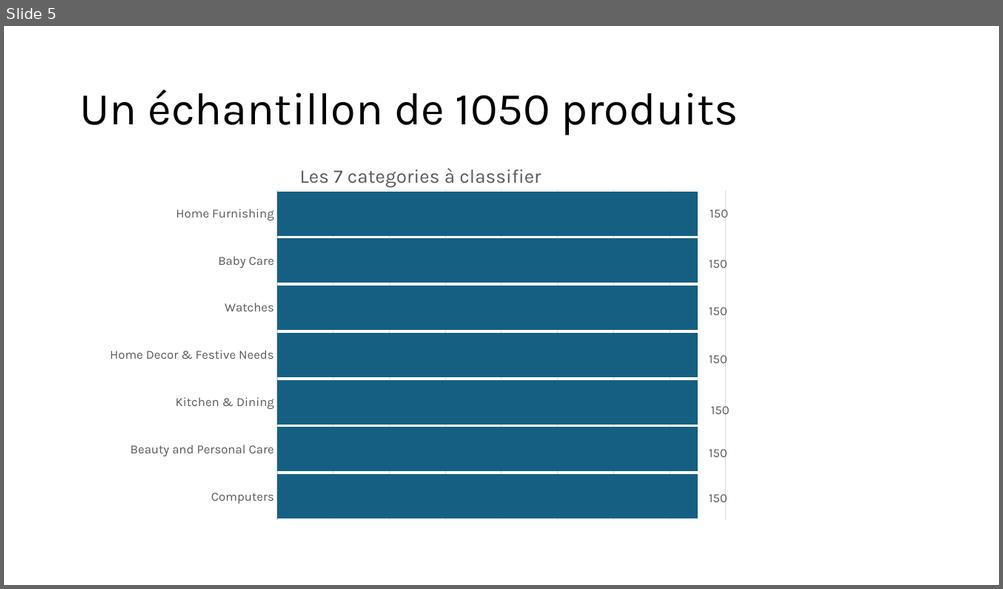
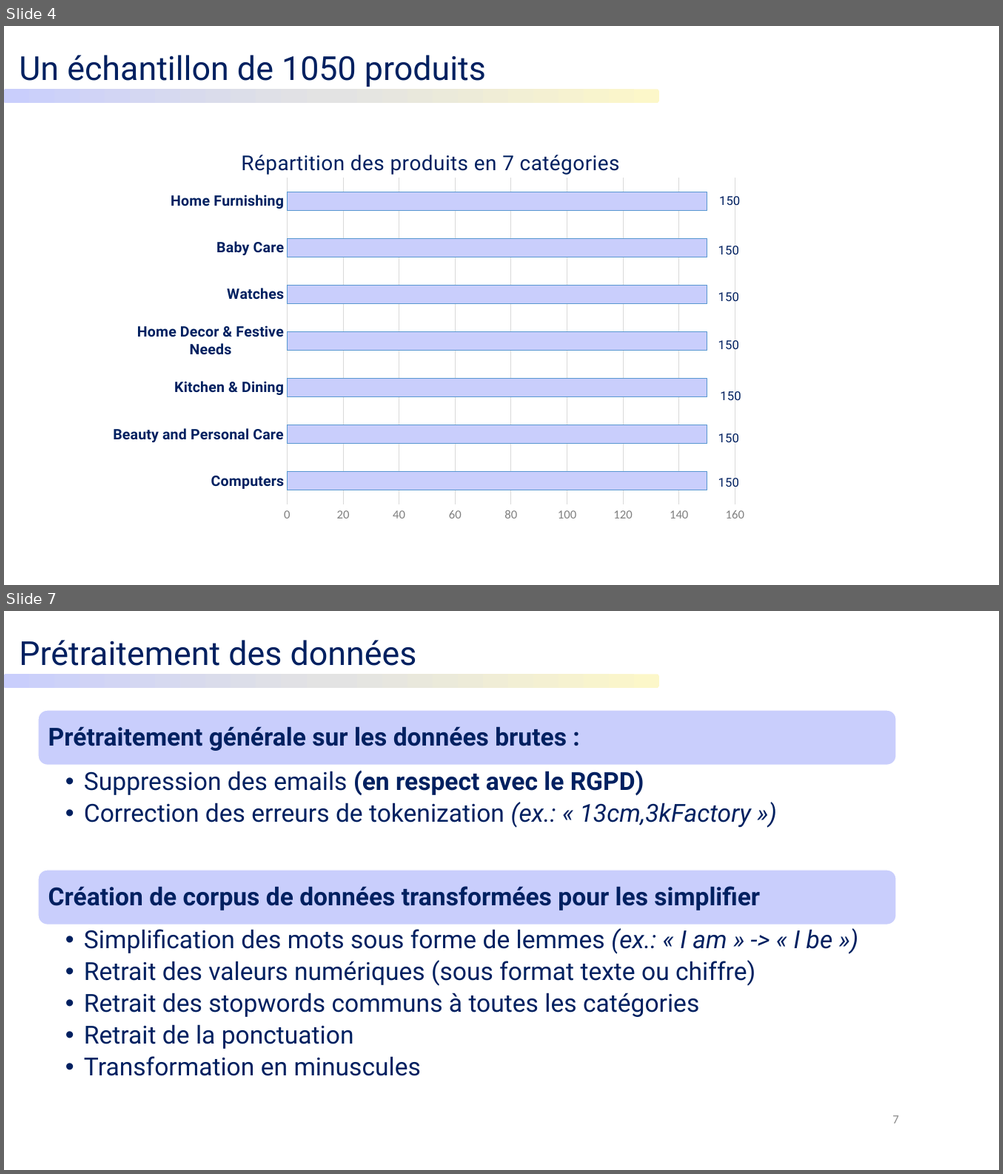
Before and after one commit to Hedredo/oc_projet_6, a slide deck: 5_presentation_072024.pptx. Shown one above the other, each under a label of ours: slide 5 before the commit, slides 4 and 7 after it; the slides between them are not shown. The pictures are 1003x589 and 1003x1174 pixels, drawn with LibreOffice and Linux fonts; fonts in the diff are those of the drawing. Boxes give left, top, right and bottom in pixels: in the first picture for what was removed or moved away, otherwise in the second. Text is boxed around its words. In the diff, an @@ line names an element or a change of style, - is before the commit and + after.

```diff
--- a/5_presentation_072024.pptx
+++ b/5_presentation_072024.pptx
@@ slide 7 added at bbox=[4, 611, 999, 1170], background #FFFFFF @@
@@ text added at bbox=[19, 640, 417, 666], 32 pt, text #002060 @@
+Prétraitement des données
@@ rounded rectangle added at bbox=[4, 675, 659, 688], fill gradient #FCF7C9 to #E3E3E3 to #C9CEFC @@
@@ group added at bbox=[38, 710, 896, 1076]: 4 texts, 2 rounded rectangles @@
+Prétraitement générale sur les données brutes :
+  • Suppression des emails (en respect avec le RGPD)
+  • Correction des erreurs de tokenization (ex.: « 13cm,3kFactory »)
+Création de corpus de données transformées pour les simplifier
+  • Simplification des mots sous forme de lemmes (ex.: « I am » -> « I be »)
+  • Retrait des valeurs numériques (sous format texte ou chiffre)
+  • Retrait des stopwords communs à toutes les catégories
+  • Retrait de la ponctuation
+  • Transformation en minuscules
@@ page number added at bbox=[892, 1116, 898, 1124], 12 pt, text #8C8C8C @@
+7
@@ what was slide 5 is now slide 4 @@
@@ slide 4 changed as well @@
@@ text "Un échantillon de 1050 produits": place and size @@
-text "Un échantillon de 1050 produits" at bbox=[79, 90, 738, 136]
+text "Un échantillon de 1050 produits" at bbox=[19, 55, 486, 87]
@@ text "Un échantillon de 1050 produits" at bbox=[19, 55, 486, 87]: size 44 to 32 pt, font Karla to Roboto, text colour #000000 to #002060; line spacing 0.9 to 1; vertical alignment middle to top @@
@@ rounded rectangle added at bbox=[4, 90, 659, 103], fill gradient #FCF7C9 to #E3E3E3 to #C9CEFC @@
@@ bar chart at bbox=[113, 136, 747, 522] @@
@@ title "Les 7 categories à classifier " to "Répartition des produits en 7 catégories " @@
@@ colour of Series 1 #156082 to #C9CEFC @@
@@ data labels of Series 1 changed @@
@@ category axis changed @@
@@ value axis changed @@
@@ bar spacing changed @@
@@ lettering changed @@
@@ bar chart: place and size @@
-bar chart at bbox=[104, 147, 738, 534]
+bar chart at bbox=[113, 136, 747, 522]
```
Also in this commit, not shown: 2 other slides changed, 21 other slides added, 18 slides removed, 14 other files.
